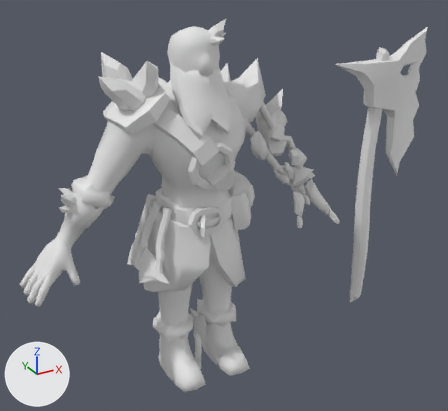
One commit to the Blender file Modelos/Personagens/Vik.blend: the scene before it, then after it.
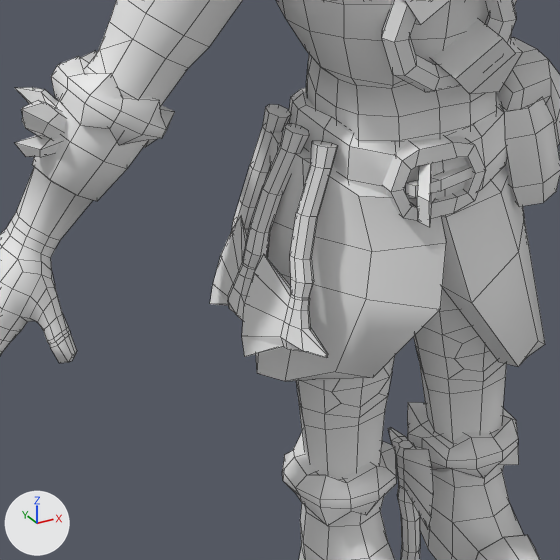
The first picture shows the older version from a camera (50 mm lens) standing at (-1.48, -3.05, 2.57) and looking at (0.29, 0.17, 0.96). The close-ups show both versions on the part from 12% to 56% of the width and 38% to 86% of the height of that picture; other places that the commit changed are outside them. The lights are fixed; the arrows at lower left show +X, +Y and +Z. The close-ups show mesh edges as thin lines.

Names of what the first close-up shows: 'Causa', 'CausaProdesao', 'Corpo', 'Machadinha', 'Pelos', 'Sinto', 'SintoSima', 'Torus', 'bolsa'.
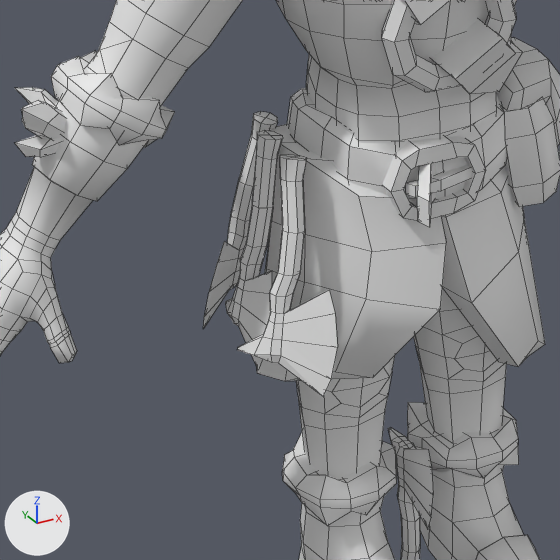
What differs and where, as boxes [x1, y1, x2, y2] in the close-ups (560 x 560 px; the box of a moved part takes in the faces that stretch with it):
'Machadinha', reshaped: before [210, 104, 433, 560]; after [203, 111, 433, 560]
part 1 of me_sinto, built on: before [302, 88, 317, 110]; after [302, 88, 328, 115]
part 2 of me_machadinha, rebuilt: before [232, 104, 291, 236]; after [203, 111, 278, 328]
part 3 of me_machadinha, rebuilt (11% taller): before [242, 141, 338, 358]; after [238, 155, 338, 396]
part 4 of me_machadinha, moved or reshaped: before [210, 123, 309, 320]; after [225, 130, 283, 370]
part 5 of me_machadinha, cut back: before [397, 484, 413, 504]; after [399, 440, 413, 449]

The edits, one by one:
me_sinto is used by ob_sinto; location (0.0, 0.0, 0.0).
me_sinto had 144 vertices, 126 faces and spanned x -0.232..0.232, y -0.286..0.228, z 0.985..1.195.
me_sinto now has 146 vertices, 156 faces and spans x -0.232..0.232, y -0.286..0.228, z 0.985..1.195.
Part 1, on me_sinto:
1 face is deleted.
1 vertex is added at (0.0, 0.013, 1.172).
16 new faces join them.
me_machadinha is used by ob_machadinha; location (0.0, 0.0, 0.0).
me_machadinha had 384 vertices, 368 faces and spanned x -0.403..0.027, y -0.245..0.285, z -0.095..1.173.
me_machadinha now has 360 vertices, 360 faces and spans x -0.423..0.027, y -0.258..0.251, z -0.095..1.156.
me_machadinha part 2: the loose piece of 96 vertices spanning x -0.375..-0.207, y 0.067..0.285, z 0.715..1.166 is rebuilt with 90 vertices and now spans x -0.423..-0.224, y 0.075..0.251, z 0.685..1.144.
me_machadinha part 3: the loose piece of 96 vertices spanning x -0.403..-0.191, y -0.245..-0.048, z 0.713..1.165 is rebuilt with 90 vertices and now spans x -0.42..-0.251, y -0.258..-0.063, z 0.681..1.142.
me_machadinha part 4: 95 vertices removed from x -0.398..-0.217, y -0.078..0.139, z 0.732..1.173; 89 vertices added at x -0.396..-0.263, y -0.133..0.089, z 0.69..1.156.
me_machadinha part 5: 8 vertices removed from x -0.02..0.02, y -0.02..0.022, z 0.208..0.214; 1 vertex added at x 0.0, y 0.0, z 0.323.
